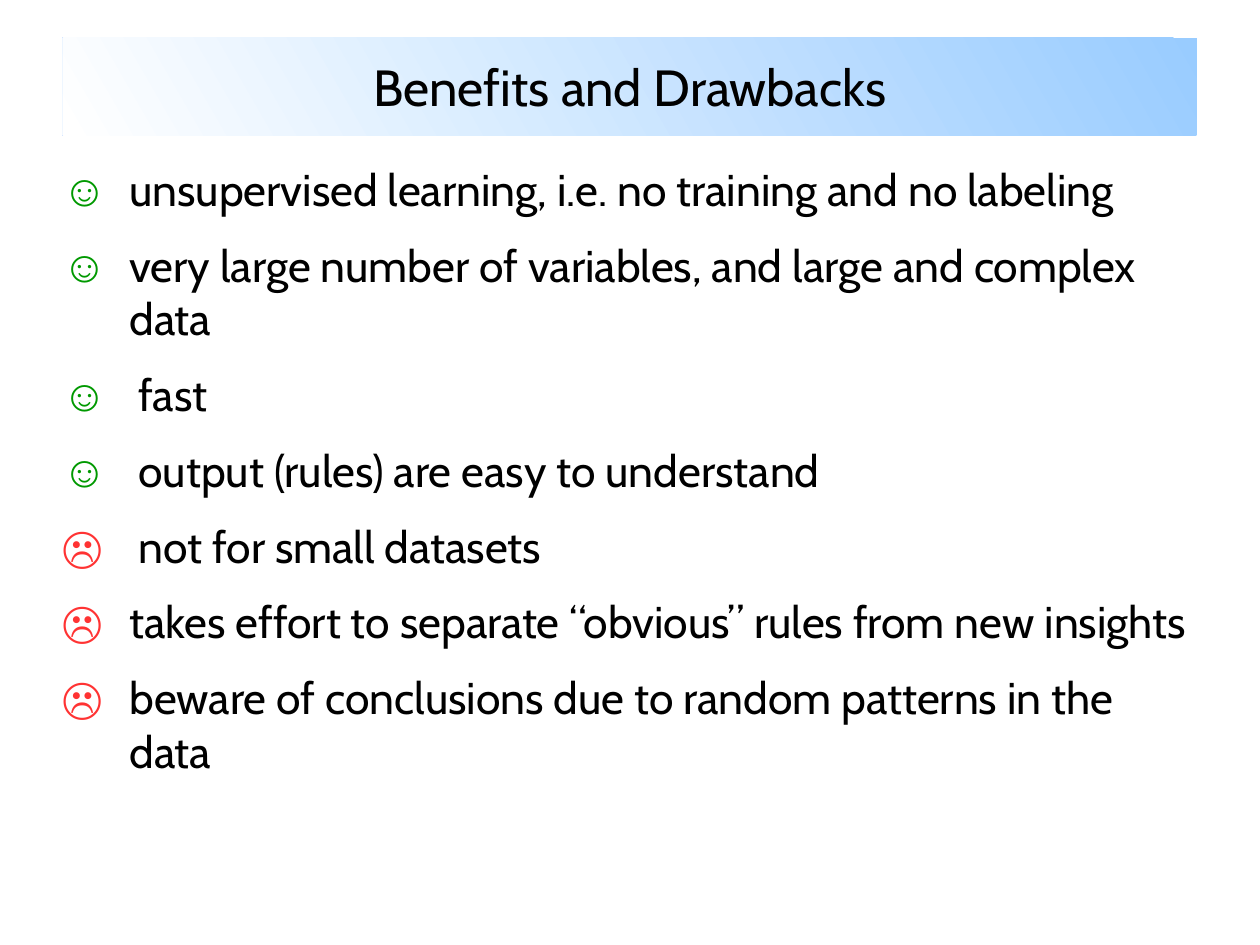
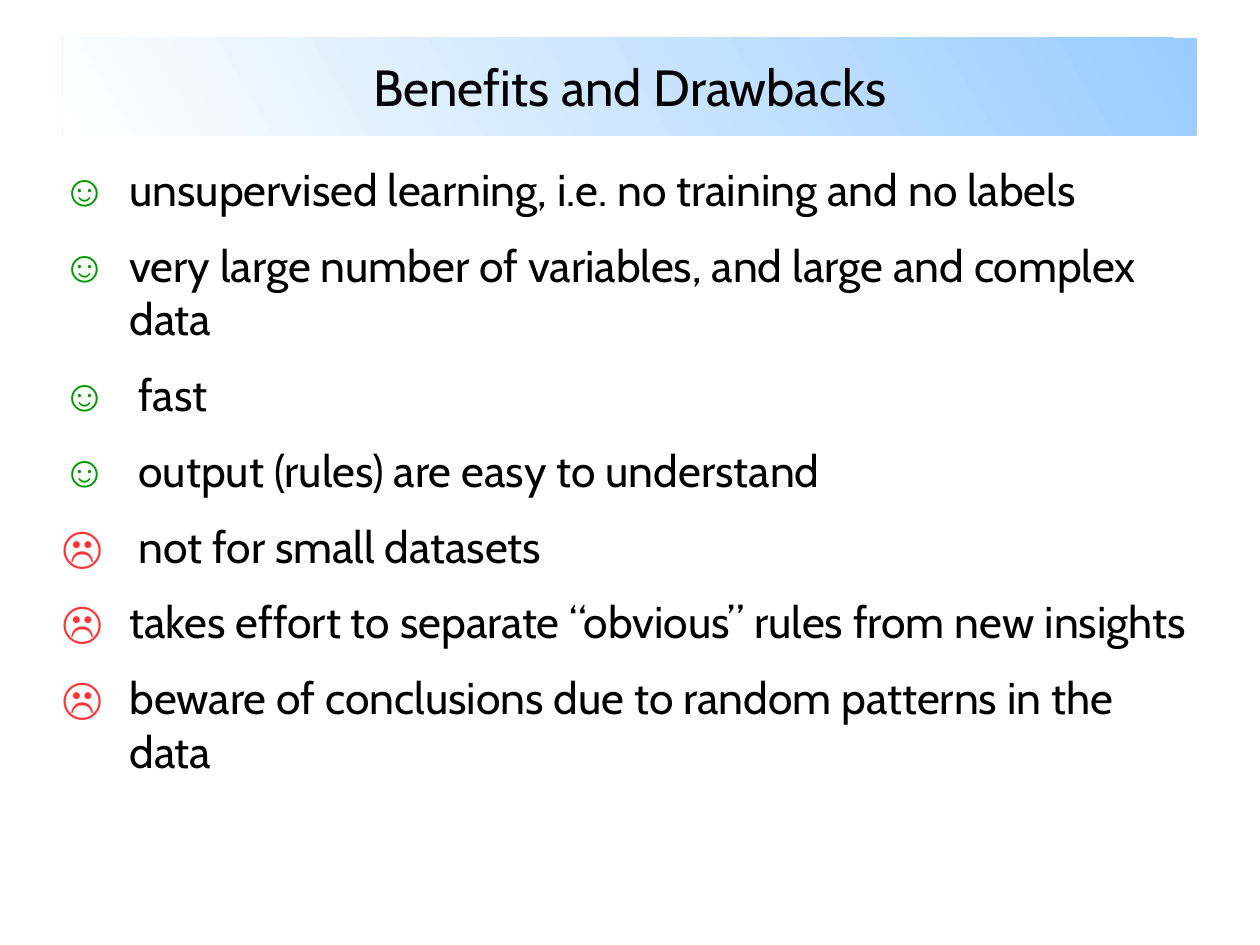
Before and after one commit to mbassi1364/CAS-Applied-Data-Science, a slide deck: slide 3 of Machine-Learning-Project/project.1/metriken.2020-03-14/analysis/prod.dba_hist_sysmetric_summary.2020-02-12-bis-2020-03-14/Report/bassi_oracle_metrics_association_mining.odp. Drawn at 1260x945 pixels with LibreOffice and Linux fonts; fonts in the diff are those of the drawing. Boxes give left, top, right and bottom in pixels: in the first picture for what was removed or moved away, otherwise in the second. Text is boxed around its words. In the diff, an @@ line names an element or a change of style, - is before the commit and + after.

```diff
--- a/Machine-Learning-Project/project.1/metriken.2020-03-14/analysis/prod.dba_hist_sysmetric_summary.2020-02-12-bis-2020-03-14/Report/bassi_oracle_metrics_association_mining.odp
+++ b/Machine-Learning-Project/project.1/metriken.2020-03-14/analysis/prod.dba_hist_sysmetric_summary.2020-02-12-bis-2020-03-14/Report/bassi_oracle_metrics_association_mining.odp
@@ text at (129, 172, 1075, 217): text changed @@
-☺ unsupervised learning, i.e. no training and no labeling
+☺ unsupervised learning, i.e. no training and no labels
```
Also in this commit, not shown: 2 slides added.
